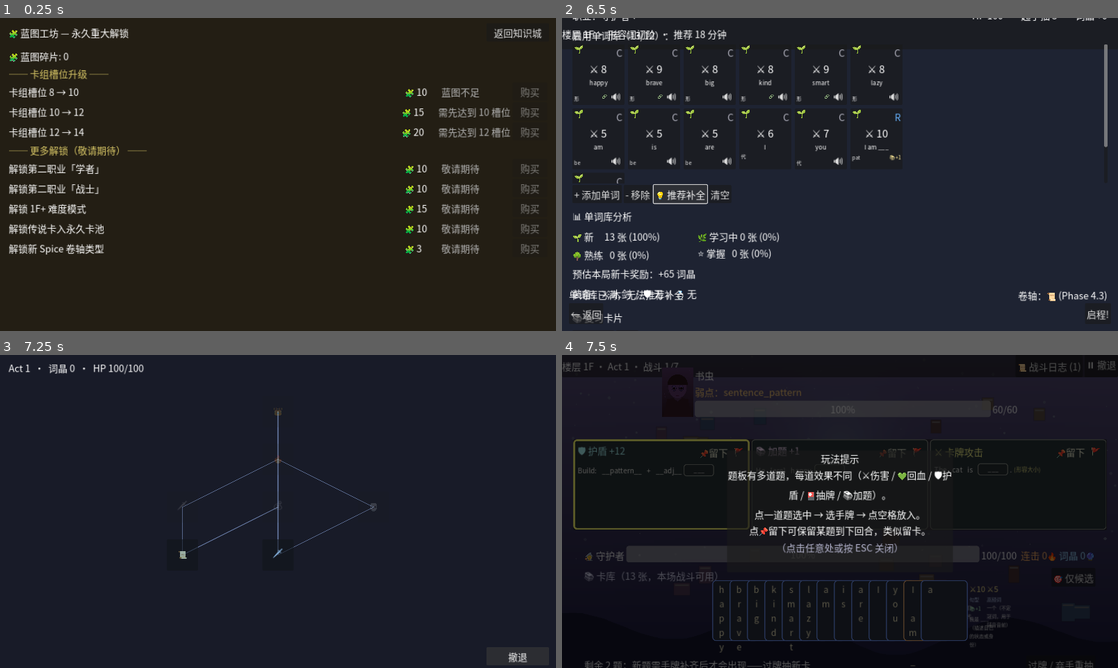
Above: before the commit, frames 1-4 (two rows, left to right).
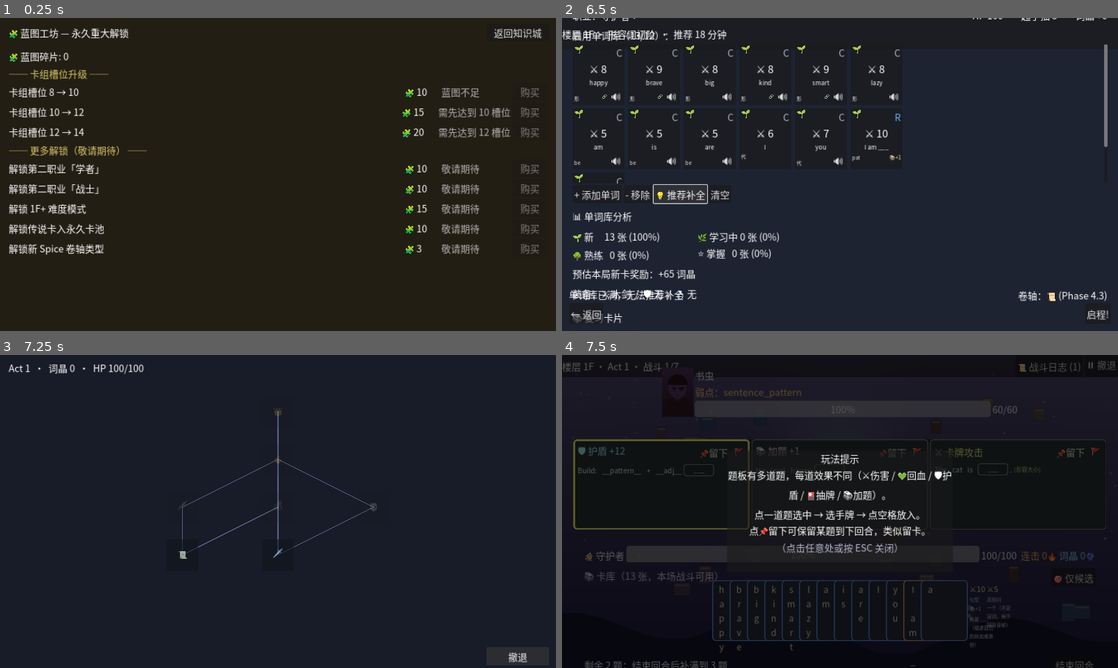
Above: after the commit, the same moments.

Repository: b31o8321/e-game
Game: Godot game, scene res://src/city/buildings/blueprint_workshop_scene.tscn
Same seed, same stepped clock (60 frames per second), same inputs: the game is played once before the commit and once after it. This scene is started directly instead of the project's main scene.
Inputs (mouse positions are in pixels of both pictures, inside the frame that each line leads up to):
- Up to frame 1 (0.25 s): no input
- Up to frame 2 (6.5 s): click "返回知识城" at 0.5 s; click "⚙" at 1.25 s; click (840, 83) at 2.02 s; click "0F ☆☆☆" at 2.75 s; click "1F ☆☆☆" at 3.5 s; click "[启程!]" at 4.25 s; click "返回知识城" at 5 s; click "💡 推荐补全" at 5.75 s
- Up to frame 3 (7.25 s): click "启程!" at 6.5 s
- Up to frame 4 (7.5 s): click "📜" at 7.25 s

Frames 1-3 are identical in both runs. In frame 4, 0.3% of the frame differs, in the area x 12-96%, y 97-100%.

Commit message:
fix(prerun): per-floor saved deck + scrub hand-cycle relics
用户回报：0F 通关进 1F，战斗里手卡还是 0F 的字母卡（不是 1F 形容词）。

根因：pre_run_setup_controller 把启用单词库存在全局 deck_templates[0]，
跨楼层共用。0F 自定义后保存，1F 进来 _load_initial_deck 读到 0F 的 IDs。

修复：单词库按楼层分键存到 state["decks_by_floor"][floor_id]。
- _read_saved_deck_ids_for_floor(floor_id) 取本楼存档；缺则回退
  get_starting_deck_for_floor。
- _persist_deck 写当前楼层键，不再触碰其它楼层的存档。

顺手清掉旧抽/弃模型的残留：
- "过牌 / 弃手重抽" 按钮 → "结束回合"
- "新题需手牌补齐后才会出现 — 过牌抽新卡" → "结束回合后补满到 N 题"
- battle_controller 里"过牌"comment → "结束回合"
- _apply_card_button_style 的 retained 参数（hand-retention 残留）只剩占位

新测试：tests/test_per_floor_deck_isolation.gd 覆盖
1) 0F/1F 空存档分别加载楼层默认
2) 0F 自定义保存后 1F 不被污染（回归保护）
3) 0F 自定义后再次进 0F 能读回
4) 0F + 1F 双楼自定义互不覆盖

438/437 测试通过（1 个 pre-existing risky）。

Co-Authored-By: Claude Opus 4.7 (1M context) <noreply@anthropic.com>

Diff:
--- a/src/battle/battle_controller.gd
+++ b/src/battle/battle_controller.gd
@@ -18,7 +18,7 @@
 ##   1) 玩家点击棋盘上某道题 → set_selected_challenge_index(i)
 ##   2) 玩家点手牌 → 选中卡 → 点空槽 → try_place_card(card, slot_idx) 放入"已选中题"的槽
 ##   3) 全部填满 → submit_challenge() 结算 → 该道题被移除（解了的就消失）
-##   4) 不再回合内自动补题；如果玩家解光了 3 道题就只能过牌（或留下 kept 题继续填）
+##   4) 不再回合内自动补题；如果玩家解光了 3 道题就只能结束回合（或留下 kept 题继续填）
 ##
 ## 回合末（end_player_turn）：
 ##   - 弃手牌 + 退槽
@@ -420,7 +420,7 @@
 	return challenge_index in _failed_challenge_indices
 
 
-## 若棋盘上所有题都已失败 —— UI 可据此提示玩家"过牌"。
+## 若棋盘上所有题都已失败 —— UI 可据此提示玩家"结束回合"重置题板。
 func has_solvable_challenges() -> bool:
 	if available_challenges.is_empty():
 		return false
@@ -1028,7 +1028,7 @@
 		_on_enemy_dead()
 		return
 
-	# B4：不再回合内自动补题。如果玩家解光所有题——只能过牌或留下 kept 继续。
+	# B4：不再回合内自动补题。如果玩家解光所有题——只能结束回合或留下 kept 继续。
 	# 棋盘补满发生在 end_player_turn → _run_enemy_turn → refill_board()。
 	if selected_challenge_index >= 0:
 		challenge_advanced.emit(current_template)
@@ -1042,10 +1042,11 @@
 		_combo.increment()
 
 
-## 玩家点"过牌"。
+## 玩家点"结束回合"。
 ##
 ## 静态卡库（T1 改造）：卡不再进入弃牌堆——库内容永远不变。
-## 仅清空棋盘上未解题的填槽（卡留在库里，下回合可继续使用）。
+## 仅清空棋盘上未解题的填槽（卡留在库里，下回合可继续使用）；然后敌人出招，
+## 题板在敌方回合末由 refill_board 补满。
 ##
 ## T2：清空"本回合已触发能力"列表，让下回合卡的能力可以再次触发。
 func end_player_turn() -> void:
--- a/src/battle/battle_scene.gd
+++ b/src/battle/battle_scene.gd
@@ -1545,21 +1545,17 @@
 	return "\n".join(lines)
 
 
-func _apply_card_button_style(btn: Button, card: Card, selected: bool, retained: bool = false) -> void:
+func _apply_card_button_style(btn: Button, card: Card, selected: bool, _retained_unused: bool = false) -> void:
+	# `_retained_unused` 是 hand-retention 时代的遗留参数，静态卡库下卡不可被"保留"
+	# （它一直在场）。保留默认参数防止外部测试调用断裂；可在下一次大重构中删除。
 	var border_color: Color = TYPE_COLORS.get(card.type, Color(0.6, 0.6, 0.6, 1))
 	var sb := StyleBoxFlat.new()
-	# 保留的卡：偏蓝色调暗示
-	if retained:
-		sb.bg_color = Color(0.18, 0.22, 0.36, 1)
-	else:
-		sb.bg_color = Color(0.16, 0.18, 0.24, 1)
+	sb.bg_color = Color(0.16, 0.18, 0.24, 1)
 	if selected:
 		sb.border_color = Color(1, 1, 0.55, 1)
-	elif retained:
-		sb.border_color = Color(1, 0.85, 0.3, 1)  # 金黄表示📌
 	else:
 		sb.border_color = border_color
-	sb.set_border_width_all(3 if (selected or retained) else 2)
+	sb.set_border_width_all(3 if selected else 2)
 	sb.set_corner_radius_all(8)
 	sb.content_margin_left = 6.0
 	sb.content_margin_right = 6.0
@@ -1699,8 +1695,8 @@
 	_maybe_show_no_solvable_hint()
 
 
-## 当棋盘没填满（手牌中没题可解）时，给玩家提示"过牌抽新卡"。
-## 不打扰玩家正常出题状态——只在棋盘小于预期时露出。
+## 棋盘没填满（解过若干题）时给玩家提示"结束回合补满"。静态库下，没有"过牌抽
+## 新卡"的概念——卡永远在场，题在回合结束时补满到 board_size。
 func _maybe_show_no_solvable_hint() -> void:
 	if _controller == null:
 		return
@@ -1711,9 +1707,9 @@
 	if actual >= expected:
 		return
 	if actual == 0:
-		_set_status_hint("手牌中没有可解的题——过牌抽新卡")
+		_set_status_hint("题板已清空 — 点 结束回合 让敌人出招并补满新题")
 	else:
-		_set_status_hint("剩余 %d 题；新题需手牌补齐后才会出现——过牌抽新卡" % actual)
+		_set_status_hint("剩余 %d 题；结束回合后补满到 %d 题" % [actual, expected])
 
 
 func _on_damage_dealt(amount: int, crit: bool, weak: bool) -> void:
--- a/src/battle/battle_scene.tscn
+++ b/src/battle/battle_scene.tscn
@@ -289,7 +289,7 @@
 
 [node name="EndTurnButton" type="Button" parent="ActionRow"]
 layout_mode = 2
-text = "过牌 / 弃手重抽"
+text = "结束回合"
 
 ; ─── BattleLog (collapsible right-side log panel) ────────
 [node name="LogPanel" type="PanelContainer" parent="."]
--- a/src/city/pre_run_setup_controller.gd
+++ b/src/city/pre_run_setup_controller.gd
@@ -138,10 +138,9 @@
 	_current_deck = []
 	if _pack == null:
 		return
-	# 优先使用 SaveSystem 上保存的 deck_templates[0]；否则用按楼层定制的起手卡组
-	# （解决"题目和手卡对不上"——0F 给字母卡 / 2F 给名词卡，而不是默认形容词）
-	var saved_ids: Array[String] = _read_saved_deck_ids()
-	var ids_to_use: Array[String] = saved_ids
+	# 每个楼层有独立的"已保存单词库"。若该楼层无存档则用 get_starting_deck_for_floor
+	# 的楼层默认（0F 字母 / 1F 形容词 / 2F 名词）。这样切楼层不会拖前一楼的库。
+	var ids_to_use: Array[String] = _read_saved_deck_ids_for_floor(_floor_id)
 	if ids_to_use.is_empty():
 		ids_to_use = _pack.get_starting_deck_for_floor(_floor_id)
 		if ids_to_use.is_empty():
@@ -300,20 +299,18 @@
 	}
 
 
-func _read_saved_deck_ids() -> Array[String]:
+## 读楼层独立的已保存单词库。schema: state["decks_by_floor"][floor_id] = ["card_x", ...]
+func _read_saved_deck_ids_for_floor(floor_id: String) -> Array[String]:
 	var out: Array[String] = []
 	if typeof(GameState) == TYPE_NIL or GameState.save_system == null:
 		return out
+	if floor_id == "":
+		return out
 	var state: Dictionary = GameState.save_system.load_game_state()
-	var templates: Variant = state.get("deck_templates", [])
-	if not (templates is Array):
+	var by_floor: Variant = state.get("decks_by_floor", {})
+	if not (by_floor is Dictionary):
 		return out
-	if templates.is_empty():
-		return out
-	var first: Variant = templates[0]
-	if not (first is Dictionary):
-		return out
-	var ids_raw: Variant = first.get("card_ids", [])
+	var ids_raw: Variant = by_floor.get(floor_id, [])
 	if ids_raw is Array:
 		for v in ids_raw:
 			out.append(str(v))
@@ -578,8 +575,11 @@
 	return out
 
 
+## 把当前单词库以楼层为键持久化到存档。每楼独立，互不覆盖。
 func _persist_deck() -> void:
 	if typeof(GameState) == TYPE_NIL or GameState.save_system == null:
+		return
+	if _floor_id == "":
 		return
 	var ids: Array = []
 	for c in _current_deck:
@@ -587,16 +587,10 @@
 			ids.append(c.id)
 	var save: SaveSystem = GameState.save_system
 	var state: Dictionary = save.load_game_state()
-	var templates_v: Variant = state.get("deck_templates", [])
-	var templates: Array = templates_v if templates_v is Array else []
-	if templates.is_empty():
-		templates.append({"name": "默认", "card_ids": ids})
-	else:
-		var first_v: Variant = templates[0]
-		var first: Dictionary = first_v if first_v is Dictionary else {"name": "默认"}
-		first["card_ids"] = ids
-		templates[0] = first
-	state["deck_templates"] = templates
+	var by_floor_v: Variant = state.get("decks_by_floor", {})
+	var by_floor: Dictionary = by_floor_v if by_floor_v is Dictionary else {}
+	by_floor[_floor_id] = ids
+	state["decks_by_floor"] = by_floor
 	save.save_game_state(state)
 
 
--- a/src/core/systems/save_system.gd
+++ b/src/core/systems/save_system.gd
@@ -153,7 +153,8 @@
 				data["enabled_library_card_ids"] = raw
 			else:
 				data["enabled_library_card_ids"] = []
-		# 旧 deck_templates 字段保留不动（pre_run_setup 仍按 templates[0] 读取）
+		# v2.1：单词库按楼层独立存储到 decks_by_floor[floor_id]，旧 deck_templates
+		# 字段不再读取（pre_run_setup 已切换到 decks_by_floor）。
 		# 移除 hand-retention 相关字段
 		data.erase("retained_card_ids")
 		data.erase("hand_retain_max")
--- /dev/null
+++ b/tests/test_per_floor_deck_isolation.gd
@@ -0,0 +1,186 @@
+## 防止"切楼层后单词库被前一楼存档覆盖"回归。
+##
+## 真实复现路径（用户上报）：
+##   1. 0F 进入备战 → 用 0F 字母卡构成 13 张 → 启程 → 通关
+##   2. 回城 → TowerGate → 1F → 备战 → 战斗里手牌还是 0F 的字母
+##
+## 根因：pre_run_setup_controller 早期实现把单词库存进全局 deck_templates[0]，
+## 跨楼层共用一张表。修复后改成按 floor_id 分键：state["decks_by_floor"][floor_id]。
+extends GutTest
+
+const PreRunSetupScene := preload("res://src/city/pre_run_setup_scene.tscn")
+
+
+# ─── Mock pack：0F 给字母 / 1F 给形容词，确认起始库按楼层分流 ──────
+class _FloorAwareMockPack extends ContentPackBase:
+	var _cards: Dictionary = {}
+	var _starting_by_floor: Dictionary = {}
+
+	func _init() -> void:
+		pack_id = "test_floor_aware_pack"
+
+	func get_id() -> String: return pack_id
+	func get_display_name() -> String: return "Floor Test Pack"
+	func get_subject_category() -> String: return "english"
+	func get_grade_range() -> Array[int]: return [4]
+	func get_version() -> String: return "test"
+	func get_card_types() -> Array[Dictionary]: return [{"id": "word", "display": "词", "icon": ""}]
+	func get_supported_challenge_kinds() -> Array[String]: return ["fill_in_blank"]
+	func validate() -> Array[String]: return []
+	func get_card(card_id: String) -> Card: return _cards.get(card_id, null)
+	func get_all_cards() -> Array[Card]:
+		var out: Array[Card] = []
+		for c in _cards.values():
+			out.append(c)
+		return out
+
+	func get_starting_deck_card_ids() -> Array[String]:
+		# 缺省回退（任何未定义楼层都拿这个）
+		var ids: Array[String] = _starting_by_floor.get("default", [])
+		return ids.duplicate()
+
+	func get_starting_deck_for_floor(floor_id: String) -> Array[String]:
+		var ids_v: Variant = _starting_by_floor.get(floor_id, null)
+		if ids_v is Array:
+			var out: Array[String] = []
+			for v in ids_v:
+				out.append(str(v))
+			return out
+		return get_starting_deck_card_ids()
+
+	func get_card_pool_for_floor(_floor_id: String) -> Array[Card]: return get_all_cards()
+	func get_floor_config(floor_id: String) -> Dictionary:
+		return {
+			"floor_id": floor_id, "unit_name": "测试楼", "recommended_run_minutes": 5,
+			"player_starting_hp": 100,
+			"acts": [{"act_index": 1, "sub_topic_id": "t", "node_count": 1,
+				"node_distribution": {"battle": 1, "elite": 0, "shop": 0, "rest": 0, "puzzle": 0, "mystery": 0},
+				"boss_id": "b"}],
+		}
+	func get_floor_intro_panels(_floor_id: String) -> Array[CutscenePanel]: return []
+
+
+func _make_card(id: String) -> Card:
+	var c := Card.new()
+	c.id = id
+	c.text = id
+	c.type = "word"
+	c.base_damage = 5
+	c.rarity = "common"
+	return c
+
+
+func _make_pack() -> _FloorAwareMockPack:
+	var p := _FloorAwareMockPack.new()
+	for cid in ["card_letter_a", "card_letter_b", "card_letter_c",
+				"card_happy", "card_brave", "card_kind"]:
+		p._cards[cid] = _make_card(cid)
+	p._starting_by_floor = {
+		"0F": ["card_letter_a", "card_letter_b", "card_letter_c"],
+		"1F": ["card_happy", "card_brave", "card_kind"],
+		"default": ["card_happy"],
+	}
+	return p
+
+
+# ─── 夹具：替换 active pack + 清空存档里的 decks_by_floor ─────────
+var _mock_pack: _FloorAwareMockPack = null
+var _saved_active_id: String = ""
+var _saved_state_snapshot: Dictionary = {}
+
+
+func before_each() -> void:
+	if typeof(GameState) != TYPE_NIL and GameState.content_loader != null:
+		_saved_active_id = GameState.content_loader.get_active_pack_id()
+		_mock_pack = _make_pack()
+		add_child_autofree(_mock_pack)
+		GameState.content_loader.register_pack(_mock_pack)
+		GameState.content_loader.set_active_pack(_mock_pack.get_id())
+	if typeof(GameState) != TYPE_NIL and GameState.save_system != null:
+		_saved_state_snapshot = GameState.save_system.load_game_state().duplicate(true)
+		var s: Dictionary = GameState.save_system.load_game_state()
+		s.erase("decks_by_floor")
+		s.erase("deck_templates")
+		GameState.save_system.save_game_state(s)
+
+
+func after_each() -> void:
+	if typeof(GameState) != TYPE_NIL and GameState.content_loader != null and _saved_active_id != "":
+		GameState.content_loader.set_active_pack(_saved_active_id)
+	if typeof(GameState) != TYPE_NIL and GameState.save_system != null:
+		GameState.save_system.save_game_state(_saved_state_snapshot)
+	if typeof(RunState) != TYPE_NIL and RunState != null:
+		RunState.pending_floor_id = ""
+
+
+func _enter_floor(floor_id: String) -> PreRunSetupController:
+	if typeof(RunState) != TYPE_NIL and RunState != null:
+		RunState.pending_floor_id = floor_id
+	var scene: PreRunSetupController = PreRunSetupScene.instantiate()
+	scene.test_disable_scene_change = true
+	add_child_autofree(scene)
+	await get_tree().process_frame
+	return scene
+
+
+func _deck_ids(scene: PreRunSetupController) -> Array[String]:
+	var out: Array[String] = []
+	for c in scene.get_current_deck():
+		if c != null:
+			out.append(c.id)
+	return out
+
+
+# ─── 测试 ──────────────────────────────────────────────────────────
+
+func test_floor_0F_empty_save_loads_floor_default_letters() -> void:
+	var s := await _enter_floor("0F")
+	var ids: Array[String] = _deck_ids(s)
+	assert_eq(ids, ["card_letter_a", "card_letter_b", "card_letter_c"],
+		"0F default = pack.get_starting_deck_for_floor('0F') letter cards")
+
+
+func test_floor_1F_empty_save_loads_floor_default_adjectives() -> void:
+	var s := await _enter_floor("1F")
+	var ids: Array[String] = _deck_ids(s)
+	assert_eq(ids, ["card_happy", "card_brave", "card_kind"],
+		"1F default = pack.get_starting_deck_for_floor('1F') adjective cards")
+
+
+func test_save_0F_deck_does_not_leak_into_1F() -> void:
+	# 进 0F，保存（默认就保存）→ 进 1F → 必须是 1F 楼层默认，不是 0F 字母
+	var s0 := await _enter_floor("0F")
+	# 模拟玩家"启程"持久化（绕过场景切换：直接调内部 _persist_deck）
+	s0._persist_deck()
+	var s1 := await _enter_floor("1F")
+	var ids1: Array[String] = _deck_ids(s1)
+	assert_eq(ids1, ["card_happy", "card_brave", "card_kind"],
+		"1F must NOT inherit 0F saved deck — bug from 2026-05-17 regression")
+
+
+func test_save_0F_deck_round_trip_keeps_0F_custom() -> void:
+	# 0F 自定义一下，启程持久化 → 再次进 0F 应该读到自定义内容
+	var s0 := await _enter_floor("0F")
+	s0.remove_card_at(0)  # 移走 card_letter_a
+	s0._persist_deck()
+	var s0b := await _enter_floor("0F")
+	var ids: Array[String] = _deck_ids(s0b)
+	assert_false("card_letter_a" in ids, "0F should reload the customized deck (no letter_a)")
+	assert_true("card_letter_b" in ids, "rest preserved")
+	assert_true("card_letter_c" in ids, "rest preserved")
+
+
+func test_each_floor_has_independent_save_slot() -> void:
+	# 0F 持久化一种自定义，1F 持久化另一种 → 互不影响
+	var s0 := await _enter_floor("0F")
+	s0._persist_deck()  # 写 [letter_a, letter_b, letter_c]
+	var s1 := await _enter_floor("1F")
+	s1.remove_card_at(0)  # 1F 移走 card_happy
+	s1._persist_deck()  # 写 [brave, kind]
+
+	var s0_reload := await _enter_floor("0F")
+	assert_eq(_deck_ids(s0_reload), ["card_letter_a", "card_letter_b", "card_letter_c"],
+		"0F slot untouched by 1F edits")
+	var s1_reload := await _enter_floor("1F")
+	assert_eq(_deck_ids(s1_reload), ["card_brave", "card_kind"],
+		"1F slot kept its own customization")
Not shown, added: tests/test_per_floor_deck_isolation.gd.uid
